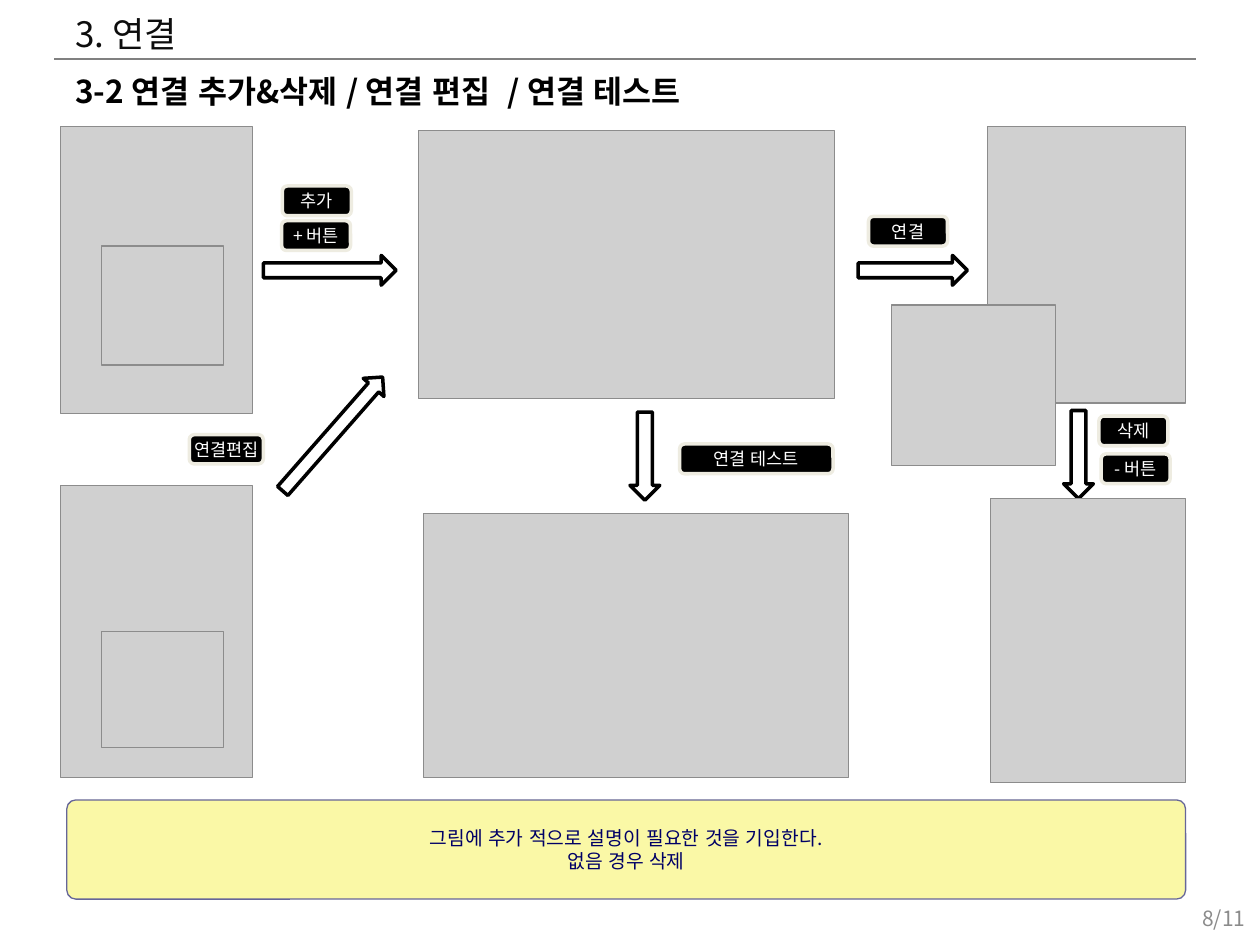
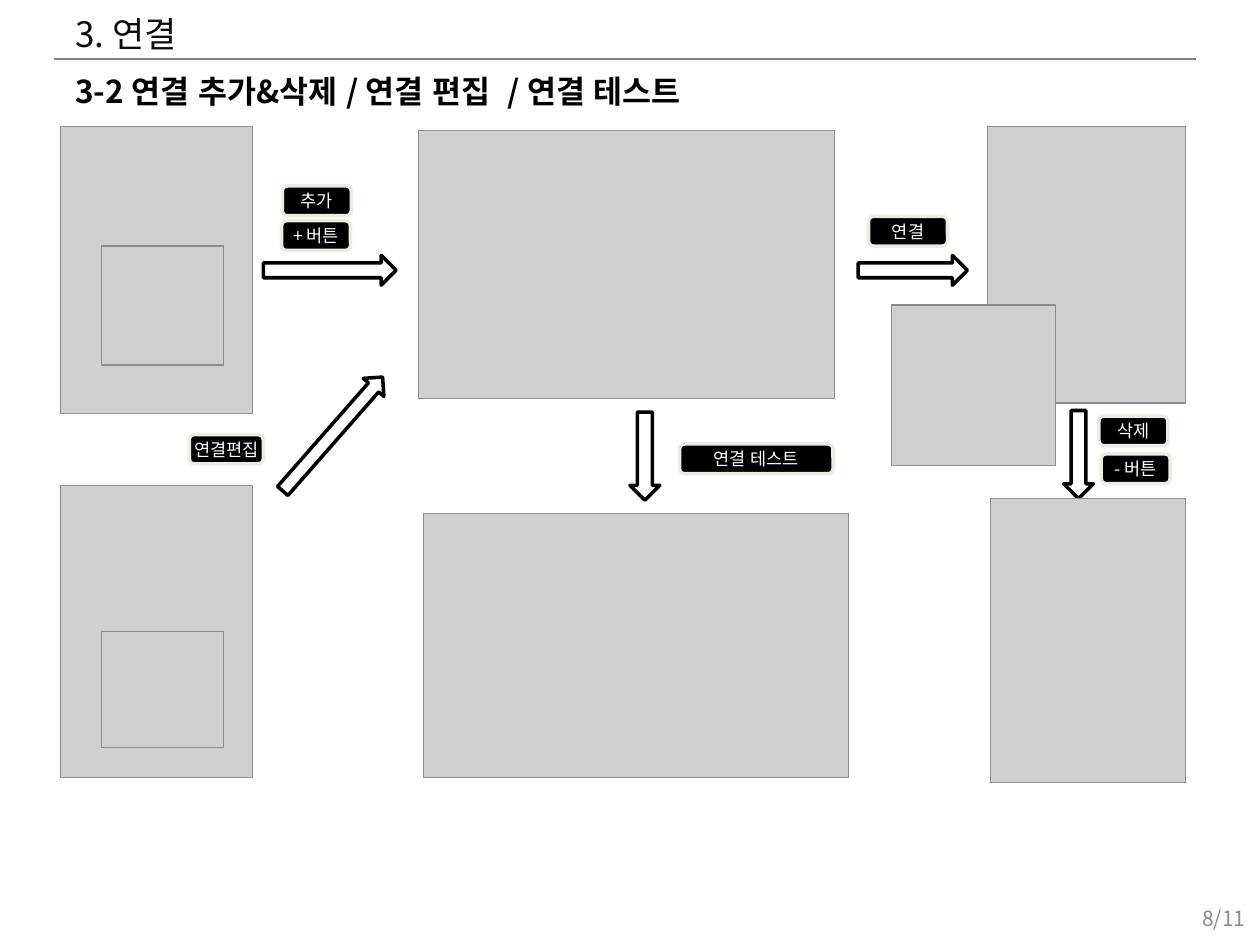
Before and after one commit to hwany7seo/gdbms_document, a slide deck: slide 8 of mockup/시각화도구_UI_UX_기획서.pptx. Drawn at 1260x945 pixels with LibreOffice and Linux fonts; fonts in the diff are those of the drawing; grey boxes stand for pictures. Boxes give left, top, right and bottom in pixels: in the first picture for what was removed or moved away, otherwise in the second. Text is boxed around its words. In the diff, an @@ line names an element or a change of style, - is before the commit and + after.

```diff
--- a/mockup/시각화도구_UI_UX_기획서.pptx
+++ b/mockup/시각화도구_UI_UX_기획서.pptx
@@ rounded rectangle removed at [67,800,1186,900] @@
-그림에 추가 적으로 설명이 필요한 것을 기입한다.
-없음 경우 삭제
```
Also in this commit, not shown: 6 other slides changed, 1 slide added, 4 other files.
